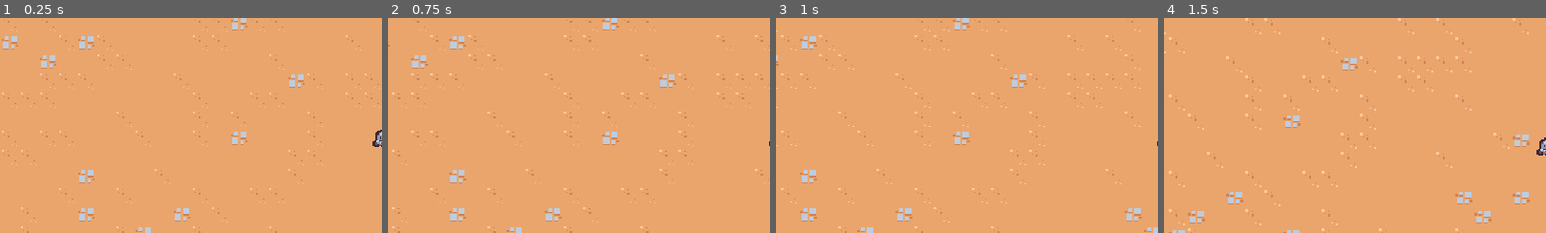
Above: before the commit, frames 1-4 (left to right).
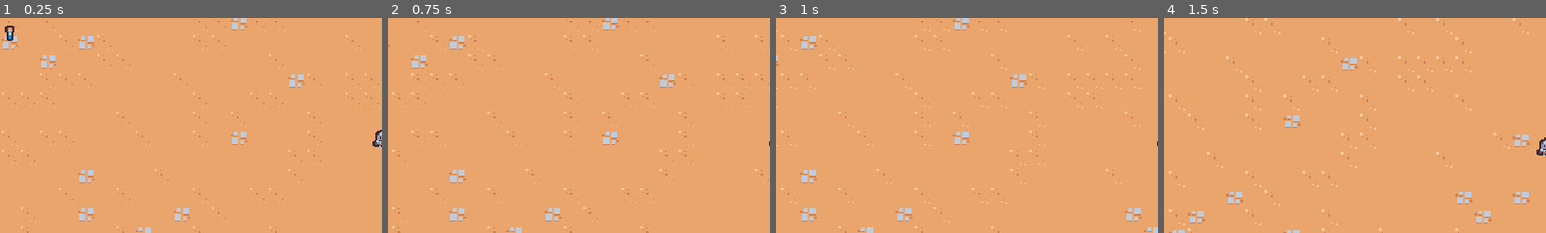
Above: after the commit, the same moments.

Repository: jrenato/dungeon_survival
Game: Godot game, scene res://src/world/levels/level.tscn
Same seed, same stepped clock (60 frames per second), same inputs: the game is played once before the commit and once after it.
Inputs:
- Up to frame 1 (0.25 s): no input
- Up to frame 2 (0.75 s): tap Enter at 0.5 s; hold D (move_right) from 0.53 s (still down)
- Up to frame 3 (1 s): keep holding D (move_right)
- Up to frame 4 (1.5 s): release D (move_right) at 1.28 s; hold S (move_down) from 1.28 s (still down)
The pictures show only the part of the screen within x 0-50%, y 20-70%; the shares and areas given below are measured in that part.

The runs differ from the first frame. In frame 1, 0.1% of the frame differs, in the area x 1-4%, y 3-11%; in frame 2, nothing differs; in frame 3, nothing differs; in frame 4, nothing differs.

Commit message:
Added collision detection for experience vial

Diff:
--- a/project.godot
+++ b/project.godot
@@ -60,6 +60,7 @@
 2d_physics/layer_2="Player"
 2d_physics/layer_3="Enemy"
 2d_physics/layer_4="EnemyCollision"
+2d_physics/layer_5="PlayerPickup"
 
 [rendering]
 
--- /dev/null
+++ b/src/drop_items/experience_vial.gd
@@ -0,0 +1,12 @@
+extends Node2D
+
+
+@onready var area_2d: Area2D = %Area2D
+
+
+func _ready() -> void:
+	area_2d.area_entered.connect(on_area_entered)
+
+
+func on_area_entered(other_area: Area2D) -> void:
+	queue_free()
--- a/src/drop_items/experience_vial.tscn
+++ b/src/drop_items/experience_vial.tscn
@@ -1,8 +1,21 @@
-[gd_scene load_steps=2 format=3 uid="uid://bnr75l84i2hcd"]
+[gd_scene load_steps=4 format=3 uid="uid://bnr75l84i2hcd"]
 
+[ext_resource type="Script" path="res://src/drop_items/experience_vial.gd" id="1_54alu"]
 [ext_resource type="Texture2D" uid="uid://uia4n6n1pr6s" path="res://assets/tilemaps/tilemap_packed.png" id="1_a02to"]
 
+[sub_resource type="CircleShape2D" id="CircleShape2D_pdmlj"]
+radius = 22.0227
+
 [node name="ExperienceVial" type="Node2D"]
+script = ExtResource("1_54alu")
+
+[node name="Area2D" type="Area2D" parent="."]
+unique_name_in_owner = true
+collision_layer = 0
+collision_mask = 16
+
+[node name="CollisionShape2D" type="CollisionShape2D" parent="Area2D"]
+shape = SubResource("CircleShape2D_pdmlj")
 
 [node name="Sprite2D" type="Sprite2D" parent="."]
 texture = ExtResource("1_a02to")
--- a/src/player/player.tscn
+++ b/src/player/player.tscn
@@ -1,8 +1,11 @@
-[gd_scene load_steps=5 format=3 uid="uid://cwegybaokoxii"]
+[gd_scene load_steps=6 format=3 uid="uid://cwegybaokoxii"]
 
 [ext_resource type="Script" path="res://src/player/player.gd" id="1_en7q2"]
 [ext_resource type="PackedScene" uid="uid://dw36hbeyy8b3" path="res://src/abilities/controllers/sword_ability_controller.tscn" id="2_m4gf6"]
 [ext_resource type="Texture2D" uid="uid://uia4n6n1pr6s" path="res://assets/tilemaps/tilemap_packed.png" id="2_mi5uo"]
+
+[sub_resource type="CircleShape2D" id="CircleShape2D_78ih6"]
+radius = 32.0
 
 [sub_resource type="CircleShape2D" id="CircleShape2D_m1tpd"]
 radius = 5.09902
@@ -16,6 +19,14 @@
 
 [node name="SwordAbilityController" parent="AbilityManager" instance=ExtResource("2_m4gf6")]
 
+[node name="Area2D" type="Area2D" parent="."]
+collision_layer = 16
+collision_mask = 0
+
+[node name="CollisionShape2D" type="CollisionShape2D" parent="Area2D"]
+position = Vector2(0, -5)
+shape = SubResource("CircleShape2D_78ih6")
+
 [node name="Sprite2D" type="Sprite2D" parent="."]
 position = Vector2(0, -8)
 texture = ExtResource("2_mi5uo")
--- a/src/world/levels/level.tscn
+++ b/src/world/levels/level.tscn
@@ -6,6 +6,7 @@
 [ext_resource type="PackedScene" uid="uid://cwegybaokoxii" path="res://src/player/player.tscn" id="1_saqk8"]
 [ext_resource type="TileSet" uid="uid://bicur6ubwdaip" path="res://resources/tilesets/tiny_dungeon.tres" id="1_xhy72"]
 [ext_resource type="PackedScene" uid="uid://n7ihnc7q7xcg" path="res://src/gameplay/arena/arena_manager.tscn" id="2_2x3be"]
+[ext_resource type="PackedScene" uid="uid://bnr75l84i2hcd" path="res://src/drop_items/experience_vial.tscn" id="7_ytic8"]
 
 [node name="Level" type="Node"]
 
@@ -24,3 +25,6 @@
 layer_0/tile_data = PackedInt32Array(3145818, 1, 4, 3080282, 1, 4, 3014746, 1, 4, 2949210, 1, 4, 2883674, 65537, 4, 281 …(218016 unchanged characters)…
 
 [node name="Player" parent="." instance=ExtResource("1_saqk8")]
+
+[node name="ExperienceVial" parent="." instance=ExtResource("7_ytic8")]
+position = Vector2(-312, -96)
Not shown: 1 places in src/world/levels/level.tscn that only renumber resources
